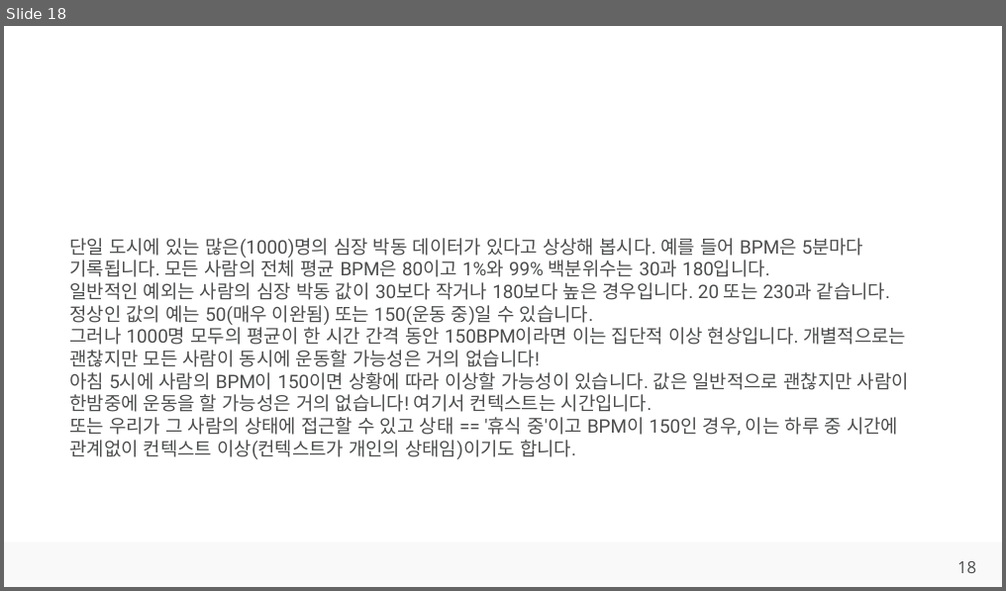
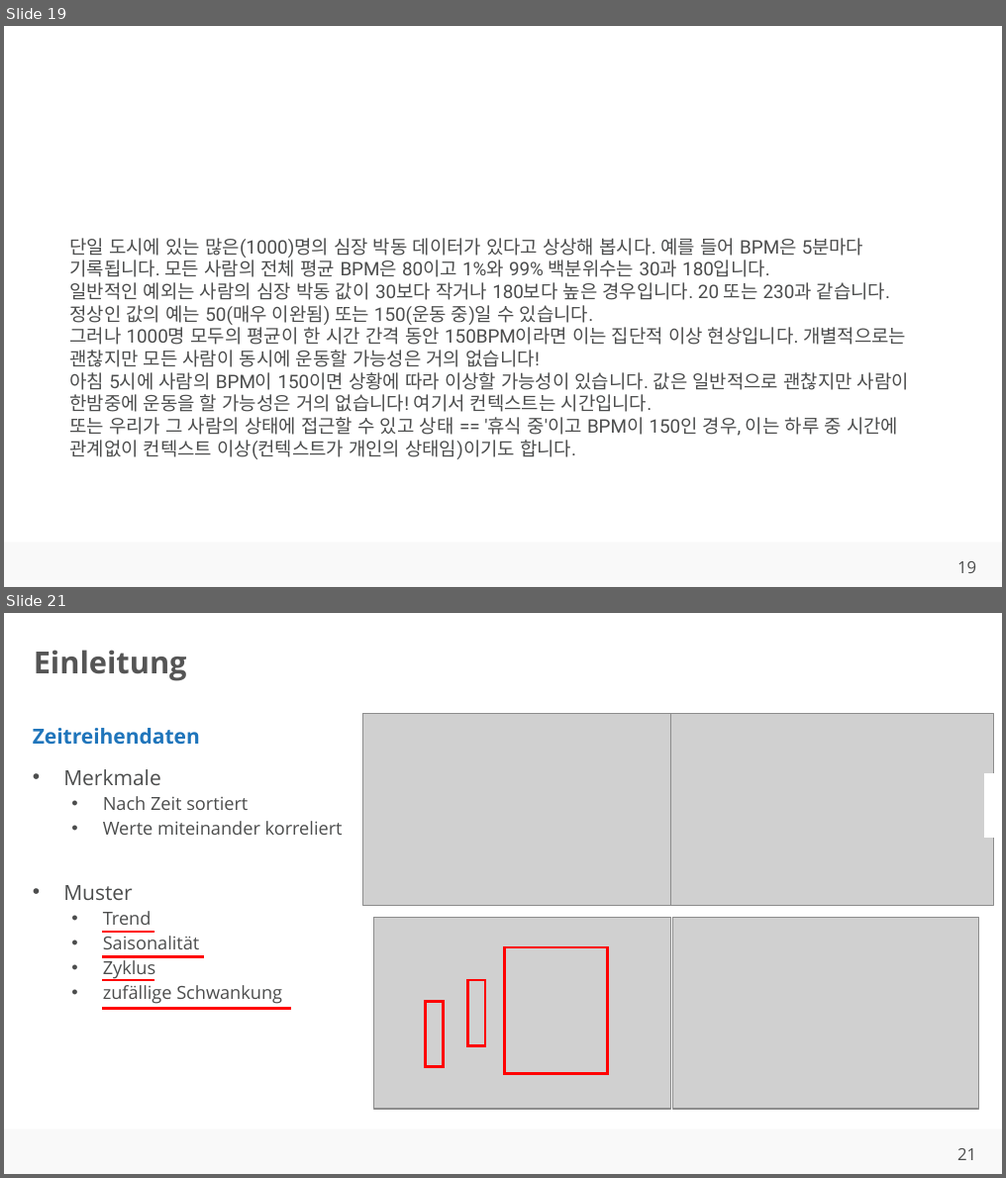
Before and after one commit to ahndavin/Abschlussarbeit_Bachelor, a slide deck: Kolloquium/Kolloquium.pptx. Shown one above the other, each under a label of ours: slide 18 before the commit, slides 19 and 21 after it; the slides between them are not shown. The pictures are 1006x591 and 1006x1178 pixels, drawn with LibreOffice and Linux fonts; fonts in the diff are those of the drawing; grey boxes stand for pictures; background and template pictures are left out. Boxes give left, top, right and bottom in pixels: in the first picture for what was removed or moved away, otherwise in the second. Text is boxed around its words. In the diff, an @@ line names an element or a change of style, - is before the commit and + after.

```diff
--- a/Kolloquium/Kolloquium.pptx
+++ b/Kolloquium/Kolloquium.pptx
@@ slide 21 added at (4,613,1002,1174), background #FFFFFF; not listed: 2 template elements that a slide beside it also shows @@
@@ title added at (34,650,187,681), 22 pt, text #555555, bold @@
+Einleitung
@@ text added at (33,728,343,1004), 13 pt, text #4C4D4D @@
+Zeitreihendaten
+• Merkmale
+  • Nach Zeit sortiert
+  • Werte miteinander korreliert
+• Muster
+  • Trend
+  • Saisonalität
+  • Zyklus
+  • zufällige Schwankung
@@ picture added at (362,714,670,905) @@
@@ picture added at (671,714,994,905) @@
@@ rectangle added at (985,774,993,838), fill #FFFFFF, outline #FFFFFF 1 pt @@
@@ line added from (102, 932) to (153, 932), #FF0000 2 pt @@
@@ picture added at (374,917,671,1109) @@
@@ picture added at (672,917,978,1109) @@
@@ line added from (102, 958) to (204, 958), #FF0000 2 pt @@
@@ rectangle added at (505,948,608,1074), outline #FF0000 2 pt @@
@@ line added from (102, 980) to (153, 980), #FF0000 2 pt @@
@@ rectangle added at (468,980,486,1046), outline #FF0000 2 pt @@
@@ line added from (102, 1008) to (291, 1008), #FF0000 2 pt @@
@@ rectangle added at (426,1001,445,1067), outline #FF0000 2 pt @@
@@ what was slide 18 is now slide 19 @@
@@ page number at (957,562,976,573): text changed @@
-18
+19
```
Also in this commit, not shown: 10 slides changed, 3 other slides added, 1 slide removed.
